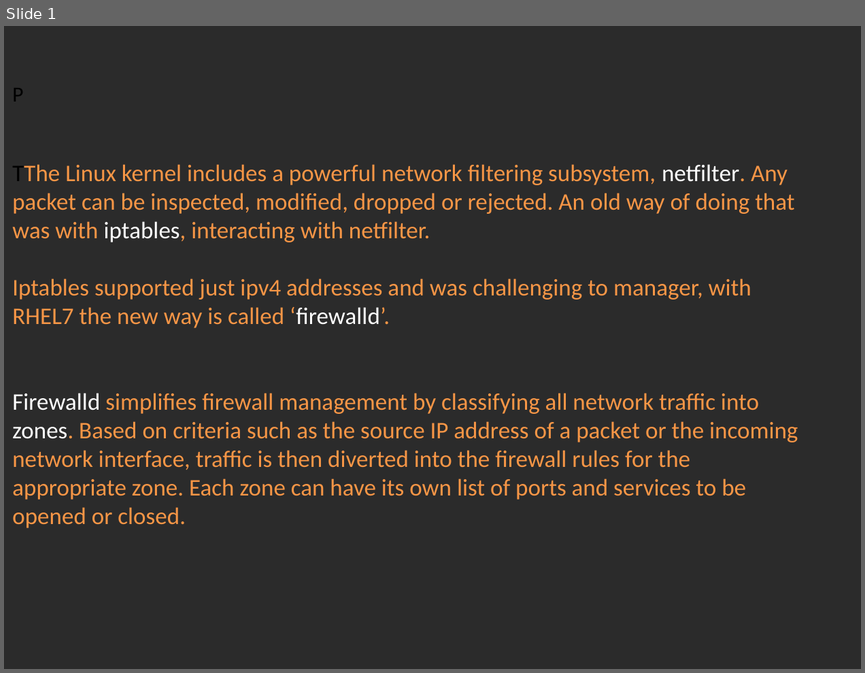
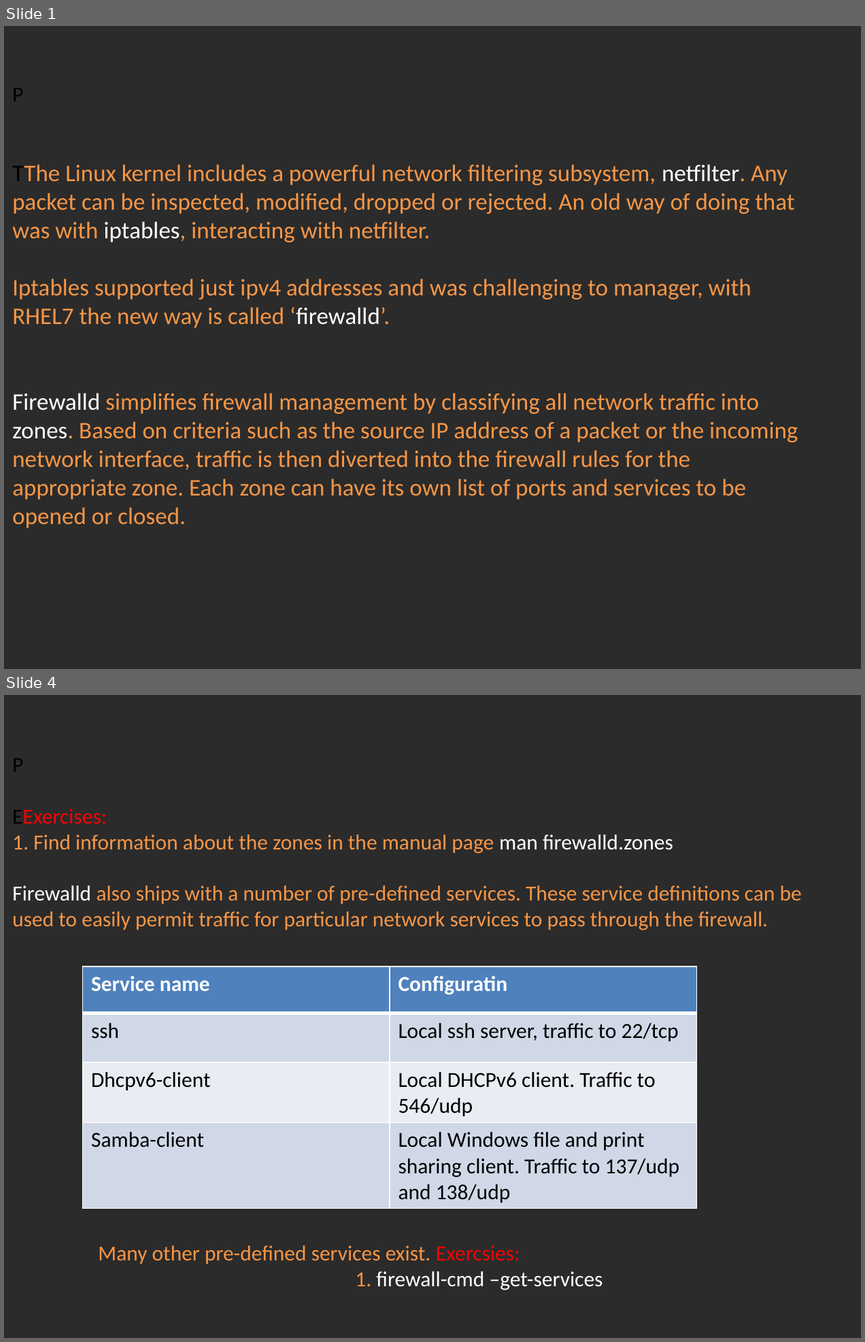
Before and after one commit to Academy-Soft-Intellect/Linux-Course, a slide deck: 13.Firewall/13-Firewalld.pptx. Shown one above the other, each under a label of ours: slide 1 before the commit, slides 1 and 4 after it; the slides between them are not shown. The pictures are 865x673 and 865x1342 pixels, drawn with LibreOffice and Linux fonts; fonts in the diff are those of the drawing; background and template pictures are left out; a plain dark background stands for a picture behind light text. Boxes give left, top, right and bottom in pixels: in the first picture for what was removed or moved away, otherwise in the second. Text is boxed around its words. In the diff, an @@ line names an element or a change of style, - is before the commit and + after.

Commit message:
Firewalld.

```diff
--- a/13.Firewall/13-Firewalld.pptx
+++ b/13.Firewall/13-Firewalld.pptx
@@ slide 4 added at bbox=[4, 695, 861, 1338], background picture (left out) @@
@@ text added at bbox=[12, 758, 802, 1290], 18 pt, text #F79646 @@
+P
+EExercises:
+1. Find information about the zones in the manual page man firewalld.zones
+Firewalld also ships with a number of pre-defined services. These service definitions can be used to easily permit traffic for particular network services to pass through the firewall.
+Many other pre-defined services exist. Exercsies:
+1. firewall-cmd –get-services
@@ table added at bbox=[83, 966, 696, 1208], 4 rows, 2 columns @@
+Service name | Configuratin
+ssh | Local ssh server, traffic to 22/tcp
+Dhcpv6-client | Local DHCPv6 client. Traffic to 546/udp
+Samba-client | Local Windows file and print sharing client. Traffic to 137/udp and 138/udp
```
Also in this commit, not shown: 1 slide changed, 2 other slides added.
